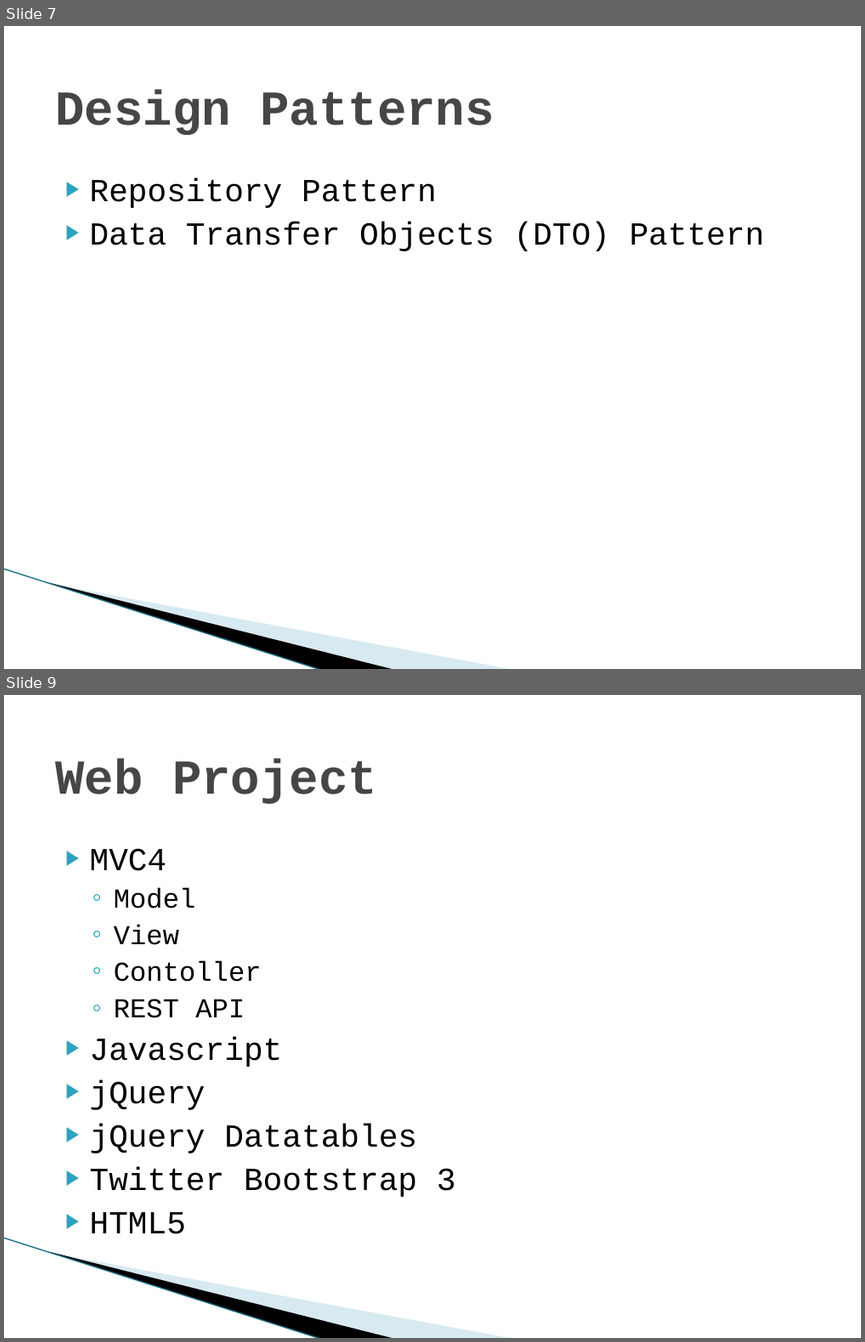
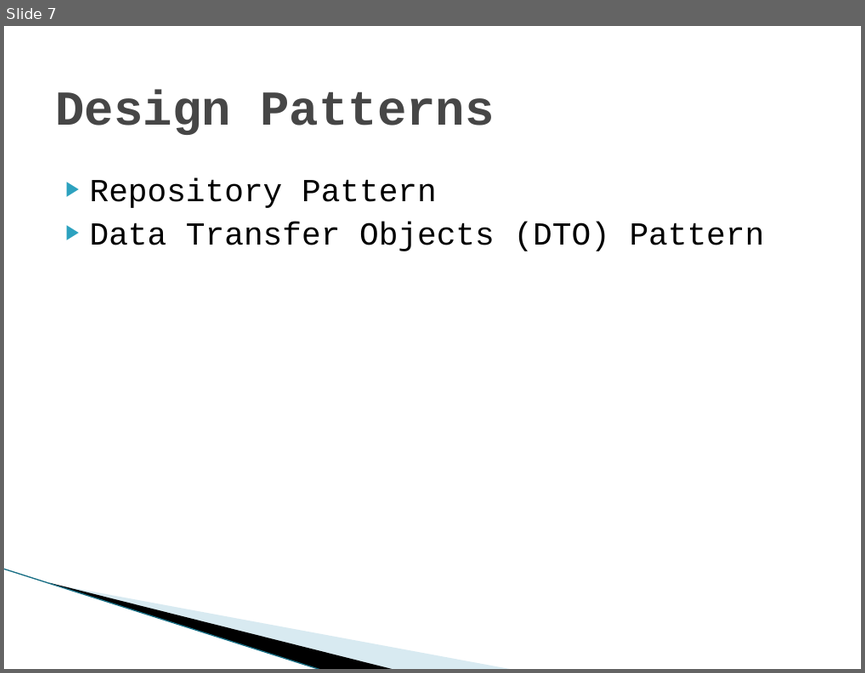
Before and after one commit to jeffflater/AddressBookDemo, a slide deck: Main/Docs/AddressBookDemo.pptx. Shown one above the other, each under a label of ours: slides 7 and 9 before the commit, slide 7 after it; the slides between them are not shown. The pictures are 865x1342 and 865x673 pixels, drawn with LibreOffice and Linux fonts; fonts in the diff are those of the drawing; background and template pictures are left out. Boxes give left, top, right and bottom in pixels: in the first picture for what was removed or moved away, otherwise in the second. Text is boxed around its words. In the diff, an @@ line names an element or a change of style, - is before the commit and + after.

```diff
--- a/Main/Docs/AddressBookDemo.pptx
+++ b/Main/Docs/AddressBookDemo.pptx
@@ slide 9 removed at bbox=[4, 695, 861, 1338], background #FFFFFF; not listed: 3 template elements that a slide beside it also shows @@
@@ title removed at bbox=[55, 758, 377, 804] @@
-Web Project
@@ text removed at bbox=[90, 848, 456, 1234] @@
-▶ MVC4
-  ◦ Model
-  ◦ View
-  ◦ Contoller
-  ◦ REST API
-▶ Javascript
-▶ jQuery
-▶ jQuery Datatables
-▶ Twitter Bootstrap 3
-▶ HTML5
```
Also in this commit, not shown: 4 slides changed, 4 slides added, 51 other files.
